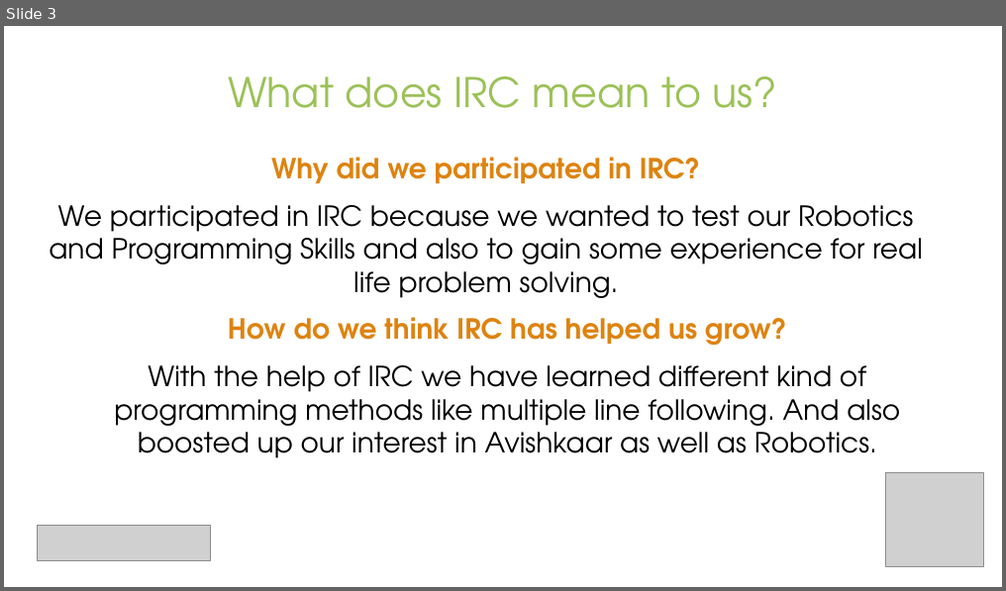
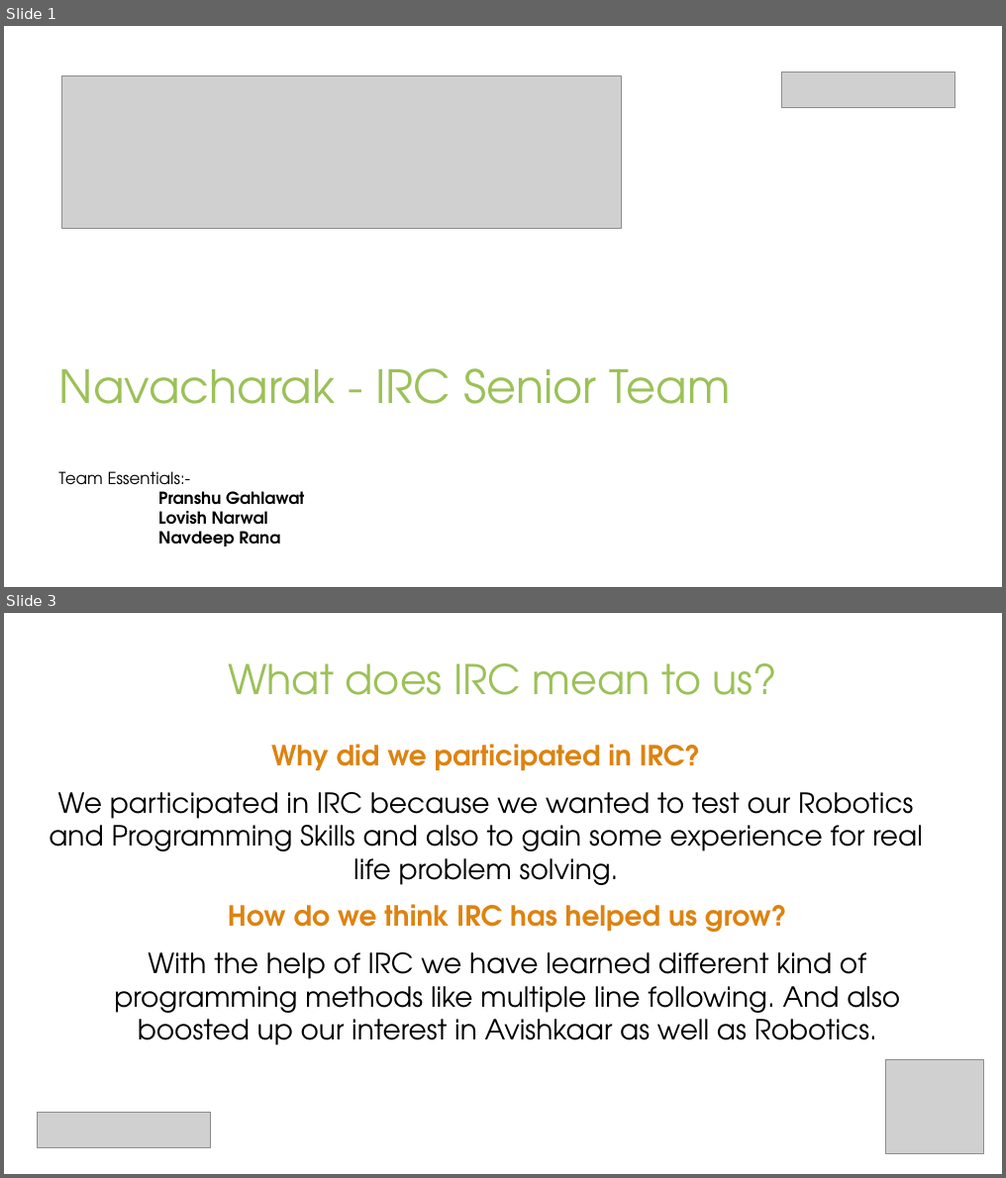
Before and after one commit to metpranshug/Navacharak, a slide deck: Navacharak-IRC.pptx. Shown one above the other, each under a label of ours: slide 3 before the commit, slides 1 and 3 after it; the slides between them are not shown. The pictures are 1006x591 and 1006x1178 pixels, drawn with LibreOffice and Linux fonts; fonts in the diff are those of the drawing; grey boxes stand for pictures. Boxes give left, top, right and bottom in pixels: in the first picture for what was removed or moved away, otherwise in the second. Text is boxed around its words. In the diff, an @@ line names an element or a change of style, - is before the commit and + after.

```diff
--- a/Navacharak-IRC.pptx
+++ b/Navacharak-IRC.pptx
@@ slide 1 added at (x1=4, y1=26, x2=1002, y2=587), background #FFFFFF @@
@@ picture added at (x1=61, y1=76, x2=621, y2=229) @@
@@ picture added at (x1=781, y1=72, x2=955, y2=108) @@
@@ title added at (x1=58, y1=369, x2=731, y2=404), 33 pt, text #9BC157 @@
+Navacharak - IRC Senior Team
@@ text added at (x1=58, y1=472, x2=304, y2=547), 12 pt, text #000000, bold @@
+Team Essentials:-
+Pranshu Gahlawat
+Lovish Narwal
+Navdeep Rana
```
Also in this commit, not shown: 4 slides changed, 1 slide removed, 1 other file.
